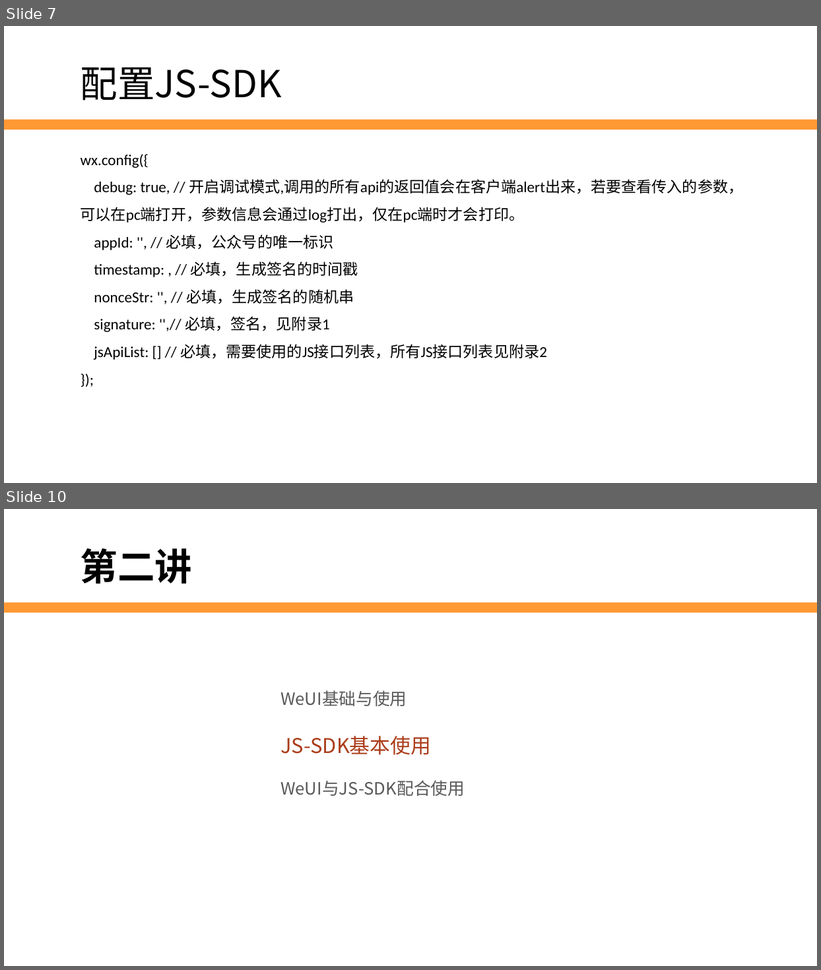
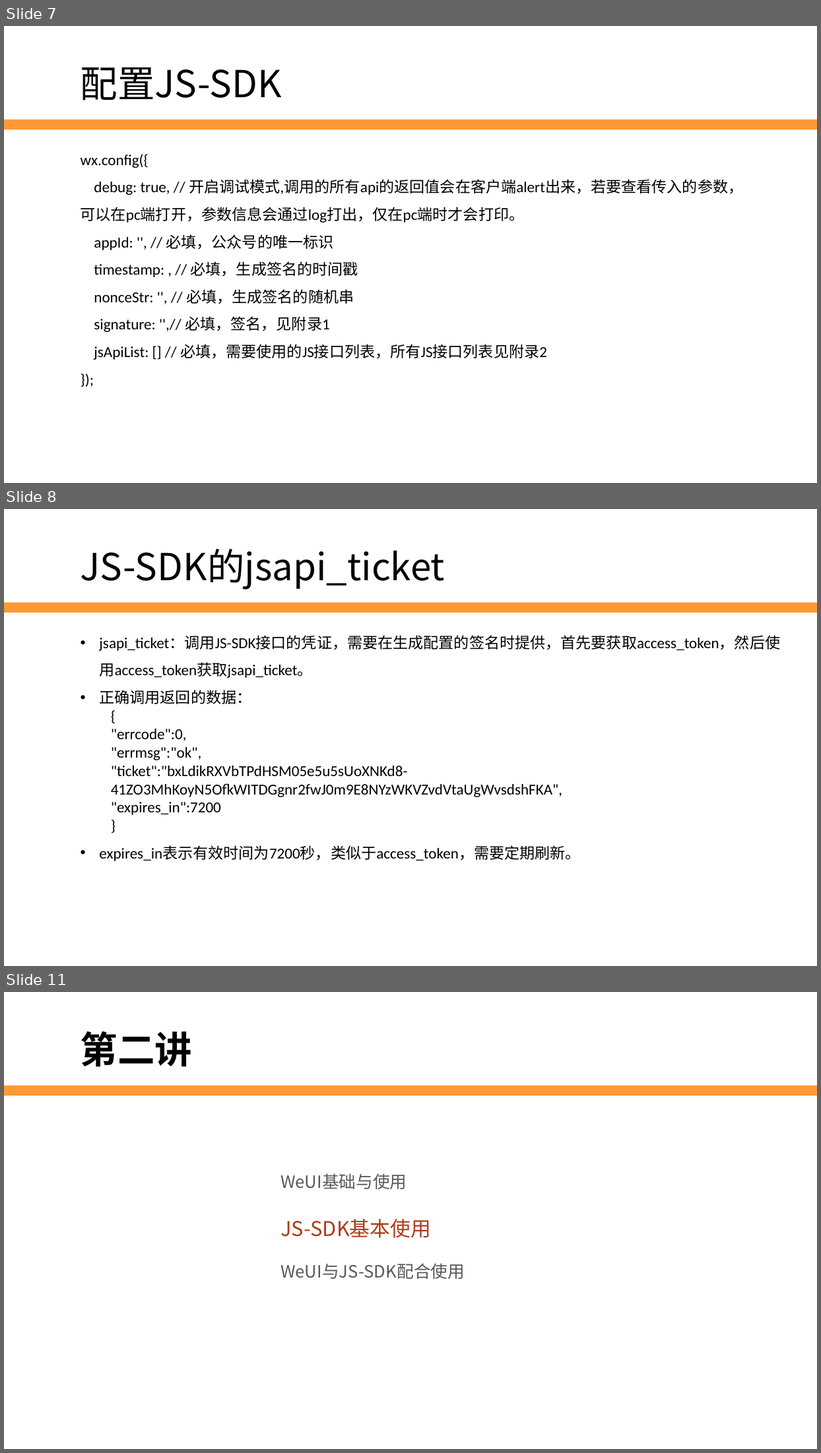
Before and after one commit to edu2act/2017-2018_1st_Wechat_Web_Programming, a slide deck: 第10讲 JS-SDK.pptx. Shown one above the other, each under a label of ours: slides 7 and 10 before the commit, slides 7, 8 and 11 after it; the slides between them are not shown. The pictures are 821x970 and 821x1453 pixels, drawn with LibreOffice and Linux fonts; fonts in the diff are those of the drawing; background and template pictures are left out. Boxes give left, top, right and bottom in pixels: in the first picture for what was removed or moved away, otherwise in the second. Text is boxed around its words. In the diff, an @@ line names an element or a change of style, - is before the commit and + after.

```diff
--- a/第10讲 JS-SDK.pptx
+++ b/第10讲 JS-SDK.pptx
@@ slide 8 added at [4, 509, 817, 966], background #FFFFFF; not listed: 1 template element that a slide beside it also shows @@
@@ text added at [81, 549, 445, 590], 44 pt, text #000000 @@
+JS-SDK的jsapi_ticket
@@ text added at [99, 635, 780, 861], 18 pt, text #000000 @@
+• jsapi_ticket：调用JS-SDK接口的凭证，需要在生成配置的签名时提供，首先要获取access_token，然后使用access_token获取jsapi_ticket。
+• 正确调用返回的数据：
+  {
+  "errcode":0,
+  "errmsg":"ok",
+  "ticket":"bxLdikRXVbTPdHSM05e5u5sUoXNKd8-41ZO3MhKoyN5OfkWITDGgnr2fwJ0m9E8NYzWKVZvdVtaUgWvsdshFKA",
+  "expires_in":7200
+  }
+• expires_in表示有效时间为7200秒，类似于access_token，需要定期刷新。
@@ what was slide 10 is now slide 11 @@
```
Also in this commit, not shown: 2 slides changed, 3 other slides added, 5 slides removed, 1 other file.
